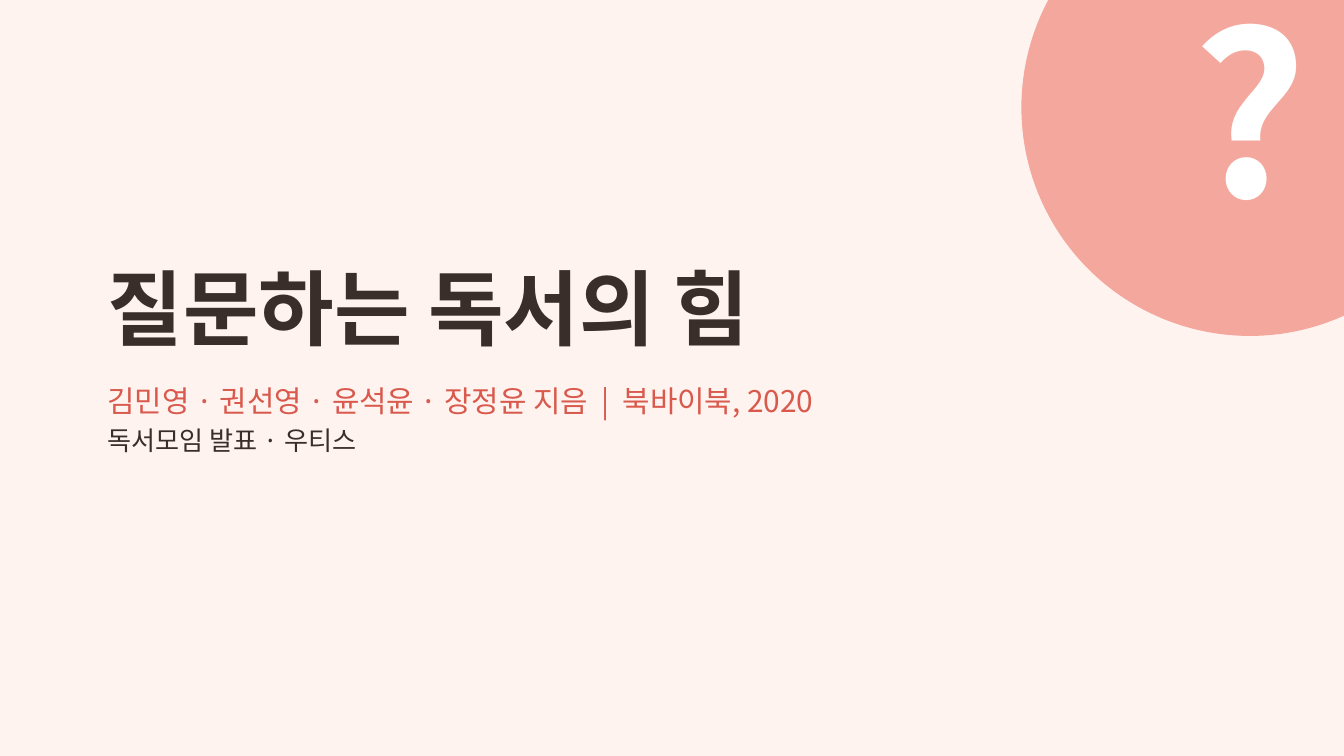
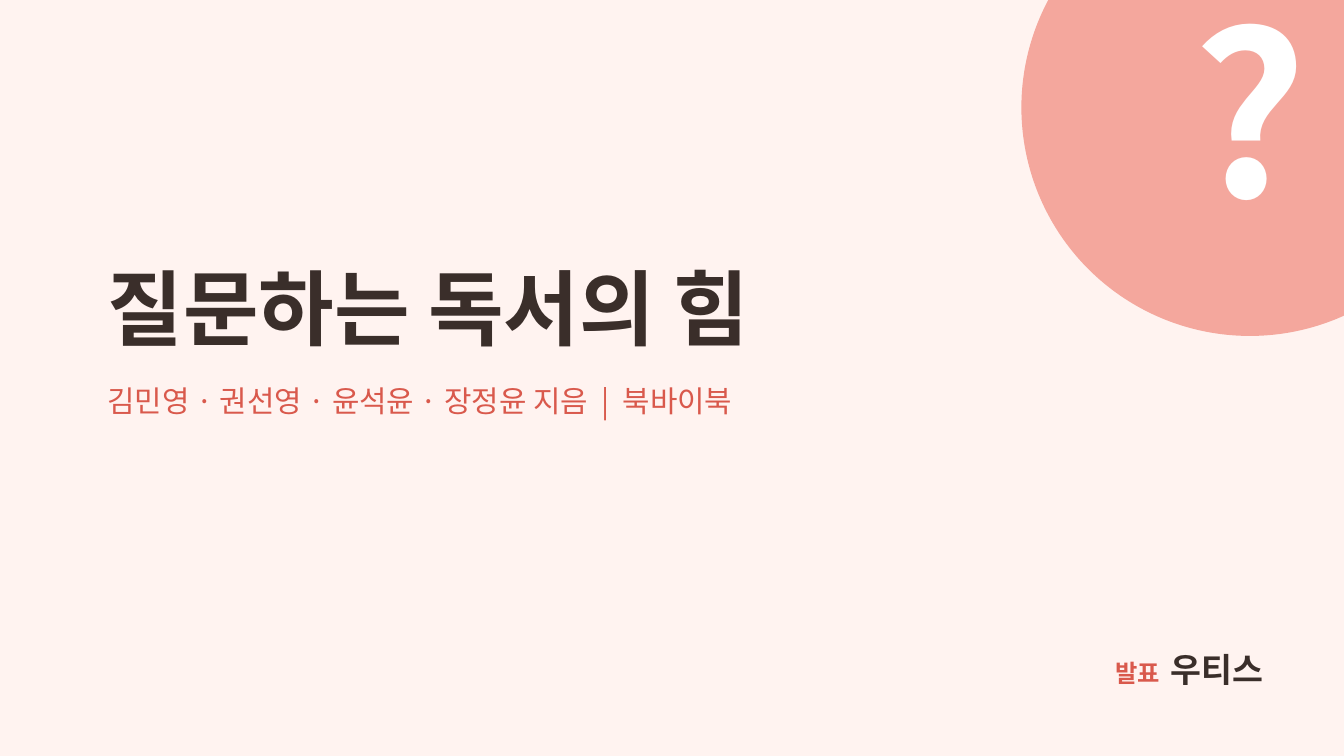
Before and after one commit to outis-books/bookclub, a slide deck: slide 1 of question-reading/question-reading.pptx. Drawn at 1344x756 pixels with LibreOffice and Linux fonts; fonts in the diff are those of the drawing. Boxes give left, top, right and bottom in pixels: in the first picture for what was removed or moved away, otherwise in the second. Text is boxed around its words. In the diff, an @@ line names an element or a change of style, - is before the commit and + after.

```diff
--- a/question-reading/question-reading.pptx
+++ b/question-reading/question-reading.pptx
@@ text at bbox=[108, 387, 733, 415]: text changed @@
-김민영 · 권선영 · 윤석윤 · 장정윤 지음 | 북바이북, 2020
-독서모임 발표 · 우티스
+김민영 · 권선영 · 윤석윤 · 장정윤 지음 | 북바이북
@@ text added at bbox=[1115, 654, 1264, 685], 18 pt, text #3A2E2A, bold @@
+발표 우티스
```
Also in this commit, not shown: 10 other slides changed, 1 slide added, 15 other files.
